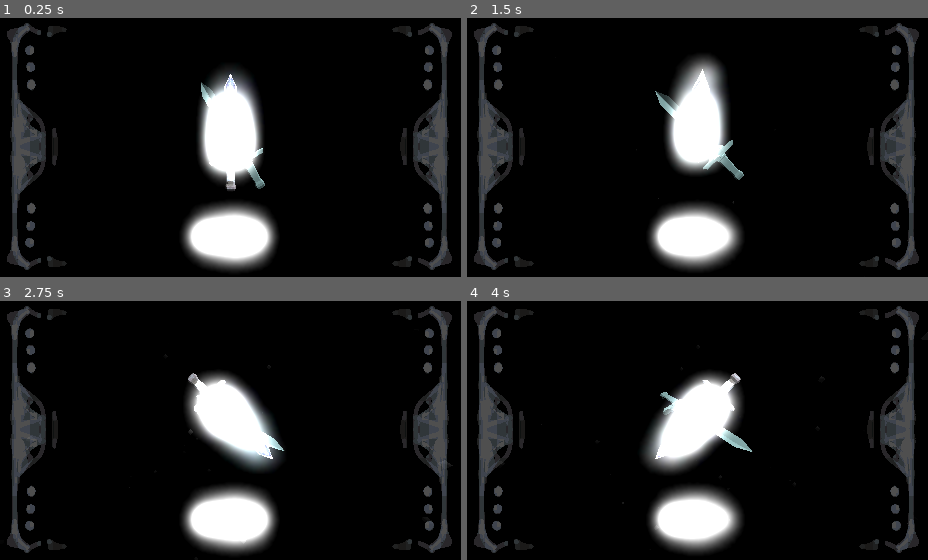
Above: before the commit, frames 1-4 (two rows, left to right).
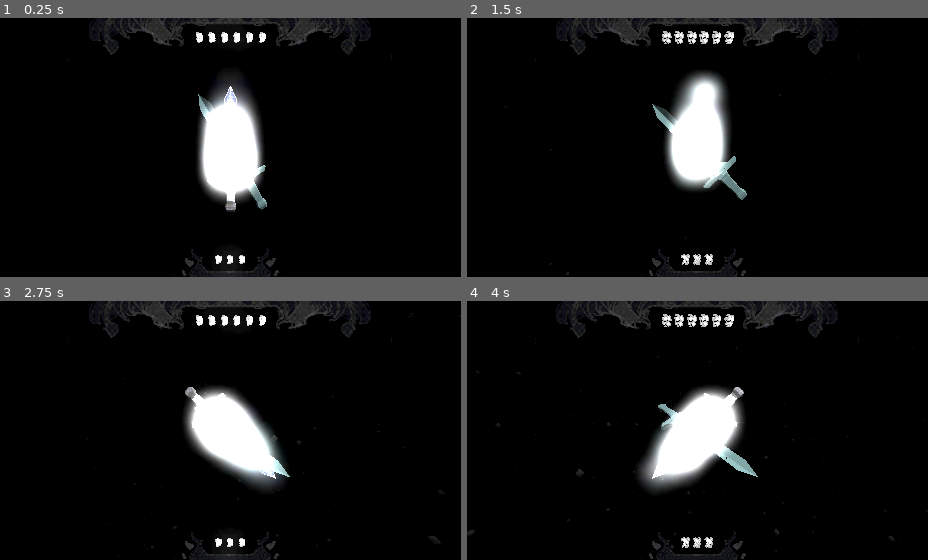
Above: after the commit, the same moments.

Repository: Lukko-Digital/Bladebearer
Game: Godot game, scene res://src/main.tscn
Same seed, same stepped clock (60 frames per second), same inputs: the game is played once before the commit and once after it.
Inputs:
- Up to frame 1 (0.25 s): no input
- Up to frame 2 (1.5 s): hold D (right) 0.53-1.28 s; hold Shift (shift) 0.53-1.28 s; hold S (backward) from 1.28 s (still down); tap Space (space) at 1.35 s
- Up to frame 3 (2.75 s): release S (backward) at 2.03 s; hold D (right) from 2.03 s (still down); hold Shift (shift) from 2.03 s (still down)
- Up to frame 4 (4 s): release D (right) at 2.78 s; release Shift (shift) at 2.78 s; hold W (forward) 2.78-3.53 s; tap Space (space) at 2.85 s; hold A (left) from 3.53 s (still down); hold Shift (shift) from 3.53 s (still down)

The runs differ from the first frame. In frame 1, 21% of the frame differs, in the area x 1-99%, y 0-100%; in frame 2, 21%; in frame 3, 22%; in frame 4, 22%, in the area x 0-100%, y 0-100%.

Commit message:
add health and pointer assets, and tweak main visuals

Diff:
--- /dev/null
+++ b/assets/materials/health.tres
@@ -0,0 +1,8 @@
+[gd_resource type="StandardMaterial3D" format=3 uid="uid://b41aj2lbe8gx3"]
+
+[resource]
+transparency = 1
+albedo_color = Color(1, 1, 1, 0.184314)
+emission_enabled = true
+emission = Color(1, 1, 1, 1)
+emission_energy_multiplier = 11.89
--- a/assets/shaders/snow.tres
+++ b/assets/shaders/snow.tres
@@ -10,12 +10,12 @@
 [resource]
 emission_shape = 3
 emission_box_extents = Vector3(3, 3, 3)
-gravity = Vector3(0, -0.15, 0)
+gravity = Vector3(0, -0.405, 0)
 scale_min = 0.7
 scale_max = 0.7
 scale_curve = SubResource("CurveTexture_03pvo")
 turbulence_enabled = true
-turbulence_noise_strength = 0.08
+turbulence_noise_strength = 0.03
 turbulence_noise_scale = 9.11
 turbulence_influence_min = 0.03
 turbulence_influence_max = 0.141
--- a/src/main.tscn
+++ b/src/main.tscn
@@ -9,6 +9,9 @@
 [ext_resource type="FontFile" uid="uid://jlvsk3howg0g" path="res://assets/fonts/RINGM___.TTF" id="7_d73xt"]
 [ext_resource type="PackedScene" uid="uid://cf3rsn4b4p51p" path="res://assets/models/Health.glb" id="8_80j21"]
 [ext_resource type="Texture2D" uid="uid://dpsevlwm67lxa" path="res://assets/ui/testwide.png" id="9_53wid"]
+[ext_resource type="Material" uid="uid://b41aj2lbe8gx3" path="res://assets/materials/health.tres" id="9_66pdg"]
+[ext_resource type="Texture2D" uid="uid://d4d2146d1g2lj" path="res://assets/ui/knight_healthbar.png" id="11_o5jo7"]
+[ext_resource type="Texture2D" uid="uid://bj0p1725ho312" path="res://assets/ui/peasant_healthbar.png" id="12_v8oh0"]
 
 [sub_resource type="StandardMaterial3D" id="StandardMaterial3D_tsayv"]
 transparency = 1
@@ -34,9 +37,10 @@
 ambient_light_source = 1
 glow_enabled = true
 glow_normalized = true
-glow_intensity = 5.7
-glow_strength = 0.47
+glow_intensity = 8.0
+glow_strength = 0.49
 glow_blend_mode = 0
+glow_map_strength = 1.0
 fog_light_color = Color(0, 0, 0, 1)
 fog_density = 0.1095
 volumetric_fog_density = 1.0
@@ -48,6 +52,42 @@
 [sub_resource type="CameraAttributesPractical" id="CameraAttributesPractical_y77hc"]
 dof_blur_far_distance = 4.23
 
+[sub_resource type="Animation" id="Animation_okqp0"]
+resource_name = "Break"
+tracks/0/type = "value"
+tracks/0/imported = false
+tracks/0/enabled = true
+tracks/0/path = NodePath("Cube_cell_015:transparency")
+tracks/0/interp = 1
+tracks/0/loop_wrap = true
+tracks/0/keys = {
+"times": PackedFloat32Array(0, 1),
+"transitions": PackedFloat32Array(0.0358968, 4.59479),
+"update": 0,
+"values": [0.0, 0.99]
+}
+
+[sub_resource type="Animation" id="Animation_l8v15"]
+length = 0.001
+tracks/0/type = "value"
+tracks/0/imported = false
+tracks/0/enabled = true
+tracks/0/path = NodePath("Cube_cell_015:transparency")
+tracks/0/interp = 1
+tracks/0/loop_wrap = true
+tracks/0/keys = {
+"times": PackedFloat32Array(0),
+"transitions": PackedFloat32Array(1),
+"update": 0,
+"values": [0.0]
+}
+
+[sub_resource type="AnimationLibrary" id="AnimationLibrary_pindp"]
+_data = {
+"Break": SubResource("Animation_okqp0"),
+"RESET": SubResource("Animation_l8v15")
+}
+
 [node name="Main" type="Node3D"]
 
 [node name="DirectionalLight3D" type="DirectionalLight3D" parent="."]
@@ -58,7 +98,7 @@
 
 [node name="Snow" type="GPUParticles3D" parent="."]
 unique_name_in_owner = true
-transform = Transform3D(2, 0, 0, 0, 2, 0, 0, 0, 2, 0, 0, 0)
+transform = Transform3D(1.03642, 0, 0, 0, 1.03642, 0, 0, 0, 1.03642, 0, 0, 0)
 amount = 42045
 lifetime = 4.35
 local_coords = true
@@ -84,7 +124,7 @@
 light_energy = 0.25
 
 [node name="MainCamera" parent="GameSequenceHandler" instance=ExtResource("2_vb7ep")]
-transform = Transform3D(1, 0, 0, 0, 1, 0, 0, 0, 1, 0, -0.112927, 1.07589)
+transform = Transform3D(1, 0, 0, 0, 1, 0, 0, 0, 1, 0, 0.0194353, 1.00529)
 
 [node name="WorldEnvironment" type="WorldEnvironment" parent="GameSequenceHandler"]
 environment = SubResource("Environment_hpooo")
@@ -106,19 +146,139 @@
 font = ExtResource("7_d73xt")
 outline_size = 0
 
-[node name="Health" parent="GameSequenceHandler" instance=ExtResource("8_80j21")]
-transform = Transform3D(0.120817, 0, 0, 0, 0.120817, 0, 0, 0, 0.120817, -0.00292627, -0.860665, -0.0061295)
-
-[node name="Health2" parent="GameSequenceHandler" instance=ExtResource("8_80j21")]
-transform = Transform3D(0.120817, 0, 0, 0, 0.120817, 0, 0, 0, 0.120817, 0.157095, -0.860665, -0.0061295)
-
-[node name="AnimationPlayer" parent="GameSequenceHandler/Health2" index="4"]
-autoplay = "Explode"
-
-[node name="Health3" parent="GameSequenceHandler" instance=ExtResource("8_80j21")]
-transform = Transform3D(0.120713, 0, 0.00501715, 0, 0.120817, 0, -0.00501715, 0, 0.120713, -0.179762, -0.854209, -0.00656828)
+[node name="Player" type="Node3D" parent="GameSequenceHandler"]
+transform = Transform3D(0.0669312, 0, 0, 0, 0.0669312, 0, 0, 0, 0.0669312, -0.00330901, -0.910407, -0.0706007)
+
+[node name="Health" parent="GameSequenceHandler/Player" instance=ExtResource("8_80j21")]
+
+[node name="Cube_cell_015" parent="GameSequenceHandler/Player/Health" index="0"]
+material_override = ExtResource("9_66pdg")
+
+[node name="AnimationPlayer" parent="GameSequenceHandler/Player/Health" index="1"]
+autoplay = "Oscillate"
+
+[node name="HealthEmissionAnimator" type="AnimationPlayer" parent="GameSequenceHandler/Player/Health"]
+libraries = {
+"": SubResource("AnimationLibrary_pindp")
+}
+
+[node name="Health2" parent="GameSequenceHandler/Player" instance=ExtResource("8_80j21")]
+transform = Transform3D(1, 0, 0, 0, 1, 0, 0, 0, 1, -1.41993, 0, 0)
+
+[node name="Cube_cell_015" parent="GameSequenceHandler/Player/Health2" index="0"]
+material_override = ExtResource("9_66pdg")
+
+[node name="AnimationPlayer" parent="GameSequenceHandler/Player/Health2" index="1"]
+autoplay = "Oscillate"
+
+[node name="HealthEmissionAnimator" type="AnimationPlayer" parent="GameSequenceHandler/Player/Health2"]
+libraries = {
+"": SubResource("AnimationLibrary_pindp")
+}
+
+[node name="Health3" parent="GameSequenceHandler/Player" instance=ExtResource("8_80j21")]
+transform = Transform3D(1, 0, 0, 0, 1, 0, 0, 0, 1, 1.47672, 0, 0)
+
+[node name="Cube_cell_015" parent="GameSequenceHandler/Player/Health3" index="0"]
+material_override = ExtResource("9_66pdg")
+
+[node name="AnimationPlayer" parent="GameSequenceHandler/Player/Health3" index="1"]
+autoplay = "Oscillate"
+
+[node name="HealthEmissionAnimator" type="AnimationPlayer" parent="GameSequenceHandler/Player/Health3"]
+libraries = {
+"": SubResource("AnimationLibrary_pindp")
+}
+
+[node name="Enemy" type="Node3D" parent="GameSequenceHandler"]
+transform = Transform3D(0.847367, 0, 0, 0, 0.847367, 0, 0, 0, 0.847367, 0.00992727, 0.290054, -0.0706007)
+
+[node name="Health4" parent="GameSequenceHandler/Enemy" instance=ExtResource("8_80j21")]
+transform = Transform3D(0.0856471, 0, 0, 0, 0.0856471, 0, 0, 0, 0.0856471, 0.174924, 0.754013, 0)
+
+[node name="Cube_cell_015" parent="GameSequenceHandler/Enemy/Health4" index="0"]
+material_override = ExtResource("9_66pdg")
+
+[node name="AnimationPlayer" parent="GameSequenceHandler/Enemy/Health4" index="1"]
+autoplay = "Oscillate"
+
+[node name="HealthEmissionAnimator" type="AnimationPlayer" parent="GameSequenceHandler/Enemy/Health4"]
+libraries = {
+"": SubResource("AnimationLibrary_pindp")
+}
+
+[node name="Health5" parent="GameSequenceHandler/Enemy" instance=ExtResource("8_80j21")]
+transform = Transform3D(0.0856471, 0, 0, 0, 0.0856471, 0, 0, 0, 0.0856471, 0.0533112, 0.754013, 0)
+
+[node name="Cube_cell_015" parent="GameSequenceHandler/Enemy/Health5" index="0"]
+material_override = ExtResource("9_66pdg")
+
+[node name="AnimationPlayer" parent="GameSequenceHandler/Enemy/Health5" index="1"]
+autoplay = "Oscillate"
+
+[node name="HealthEmissionAnimator" type="AnimationPlayer" parent="GameSequenceHandler/Enemy/Health5"]
+libraries = {
+"": SubResource("AnimationLibrary_pindp")
+}
+
+[node name="Health6" parent="GameSequenceHandler/Enemy" instance=ExtResource("8_80j21")]
+transform = Transform3D(0.0856471, 0, 0, 0, 0.0856471, 0, 0, 0, 0.0856471, 0.301401, 0.754013, 0)
+
+[node name="Cube_cell_015" parent="GameSequenceHandler/Enemy/Health6" index="0"]
+material_override = ExtResource("9_66pdg")
+
+[node name="AnimationPlayer" parent="GameSequenceHandler/Enemy/Health6" index="1"]
+autoplay = "Oscillate"
+
+[node name="HealthEmissionAnimator" type="AnimationPlayer" parent="GameSequenceHandler/Enemy/Health6"]
+libraries = {
+"": SubResource("AnimationLibrary_pindp")
+}
+
+[node name="Health7" parent="GameSequenceHandler/Enemy" instance=ExtResource("8_80j21")]
+transform = Transform3D(0.0856471, 0, 0, 0, 0.0856471, 0, 0, 0, 0.0856471, -0.192148, 0.754013, 0)
+
+[node name="Cube_cell_015" parent="GameSequenceHandler/Enemy/Health7" index="0"]
+material_override = ExtResource("9_66pdg")
+
+[node name="AnimationPlayer" parent="GameSequenceHandler/Enemy/Health7" index="1"]
+autoplay = "Oscillate"
+
+[node name="HealthEmissionAnimator" type="AnimationPlayer" parent="GameSequenceHandler/Enemy/Health7"]
+libraries = {
+"": SubResource("AnimationLibrary_pindp")
+}
+
+[node name="Health8" parent="GameSequenceHandler/Enemy" instance=ExtResource("8_80j21")]
+transform = Transform3D(0.0856471, 0, 0, 0, 0.0856471, 0, 0, 0, 0.0856471, -0.313761, 0.754013, 0)
+
+[node name="Cube_cell_015" parent="GameSequenceHandler/Enemy/Health8" index="0"]
+material_override = ExtResource("9_66pdg")
+
+[node name="AnimationPlayer" parent="GameSequenceHandler/Enemy/Health8" index="1"]
+autoplay = "Oscillate"
+
+[node name="HealthEmissionAnimator" type="AnimationPlayer" parent="GameSequenceHandler/Enemy/Health8"]
+libraries = {
+"": SubResource("AnimationLibrary_pindp")
+}
+
+[node name="Health9" parent="GameSequenceHandler/Enemy" instance=ExtResource("8_80j21")]
+transform = Transform3D(0.0856471, 0, 0, 0, 0.0856471, 0, 0, 0, 0.0856471, -0.0656712, 0.754013, 0)
+
+[node name="Cube_cell_015" parent="GameSequenceHandler/Enemy/Health9" index="0"]
+material_override = ExtResource("9_66pdg")
+
+[node name="AnimationPlayer" parent="GameSequenceHandler/Enemy/Health9" index="1"]
+autoplay = "Oscillate"
+
+[node name="HealthEmissionAnimator" type="AnimationPlayer" parent="GameSequenceHandler/Enemy/Health9"]
+libraries = {
+"": SubResource("AnimationLibrary_pindp")
+}
 
 [node name="Control" type="Control" parent="."]
+modulate = Color(1, 1, 1, 0.486275)
 layout_mode = 3
 anchors_preset = 15
 anchor_right = 1.0
@@ -127,6 +287,7 @@
 grow_vertical = 2
 
 [node name="TextureRect" type="TextureRect" parent="Control"]
+visible = false
 modulate = Color(1, 1, 1, 0.309804)
 layout_mode = 0
 offset_left = 7.0
@@ -136,5 +297,30 @@
 texture = ExtResource("9_53wid")
 expand_mode = 1
 
-[editable path="GameSequenceHandler/Health"]
-[editable path="GameSequenceHandler/Health2"]
+[node name="TextureRect2" type="TextureRect" parent="Control"]
+layout_mode = 0
+offset_left = 61.0
+offset_right = 399.0
+offset_bottom = 258.0
+texture = ExtResource("11_o5jo7")
+expand_mode = 1
+stretch_mode = 4
+
+[node name="TextureRect3" type="TextureRect" parent="Control"]
+offset_left = 42.0
+offset_top = 49.0
+offset_right = 418.0
+offset_bottom = 307.0
+texture = ExtResource("12_v8oh0")
+expand_mode = 1
+stretch_mode = 4
+
+[editable path="GameSequenceHandler/Player/Health"]
+[editable path="GameSequenceHandler/Player/Health2"]
+[editable path="GameSequenceHandler/Player/Health3"]
+[editable path="GameSequenceHandler/Enemy/Health4"]
+[editable path="GameSequenceHandler/Enemy/Health5"]
+[editable path="GameSequenceHandler/Enemy/Health6"]
+[editable path="GameSequenceHandler/Enemy/Health7"]
+[editable path="GameSequenceHandler/Enemy/Health8"]
+[editable path="GameSequenceHandler/Enemy/Health9"]
Binary file changed: assets/models/Health.glb
Not shown, changed: assets/models/Health.glb.import
Binary file added: assets/models/Pointer.glb
Not shown, added: assets/models/Pointer.glb.import
Binary file added: assets/models/Pointer_Pointer_Base_dither.png
Not shown, added: assets/models/Pointer_Pointer_Base_dither.png.import
Binary file added: assets/ui/knight_healthbar.png
Not shown, added: assets/ui/knight_healthbar.png.import
Binary file added: assets/ui/knight_healthbar_undithered.png
Not shown, added: assets/ui/knight_healthbar_undithered.png.import
Binary file added: assets/ui/peasant_healthbar.png
Not shown, added: assets/ui/peasant_healthbar.png.import
(and 3 more such lines)
